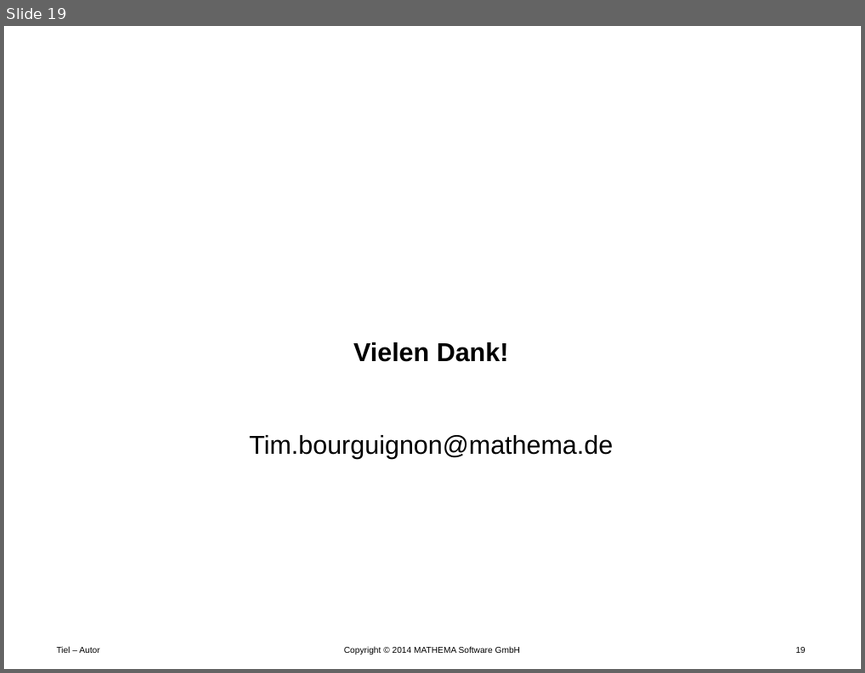
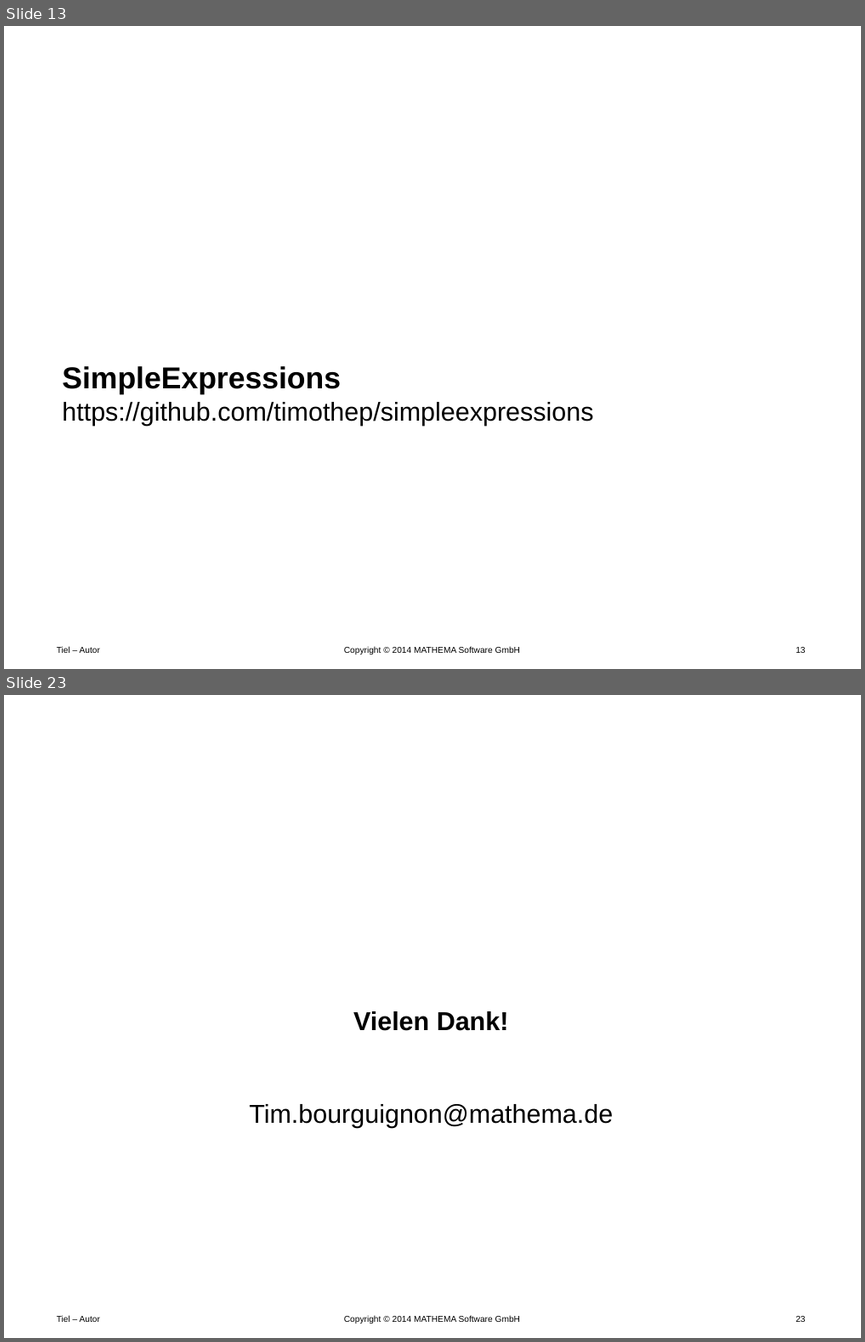
Before and after one commit to Timothep/Talk.LostInTranslation, a slide deck: LostInTranslation.pptx. Shown one above the other, each under a label of ours: slide 19 before the commit, slides 13 and 23 after it; the slides between them are not shown. The pictures are 865x673 and 865x1342 pixels, drawn with LibreOffice and Linux fonts; fonts in the diff are those of the drawing; background and template pictures are left out. Boxes give left, top, right and bottom in pixels: in the first picture for what was removed or moved away, otherwise in the second. Text is boxed around its words. In the diff, an @@ line names an element or a change of style, - is before the commit and + after.

Commit message:
Debut SimpleExpression

```diff
--- a/LostInTranslation.pptx
+++ b/LostInTranslation.pptx
@@ slide 13 added at box(4, 26, 861, 669), background #FFFFFF; not listed: 3 template elements that a slide beside it also shows @@
@@ text added at box(62, 366, 593, 426), 24 pt, text #000000 @@
+SimpleExpressions
+https://github.com/timothep/simpleexpressions
@@ what was slide 19 is now slide 23 @@
@@ page number at box(795, 1315, 805, 1321): text changed @@
-19
+23
```
Also in this commit, not shown: 2 slides changed, 6 other slides added, 3 slides removed.
